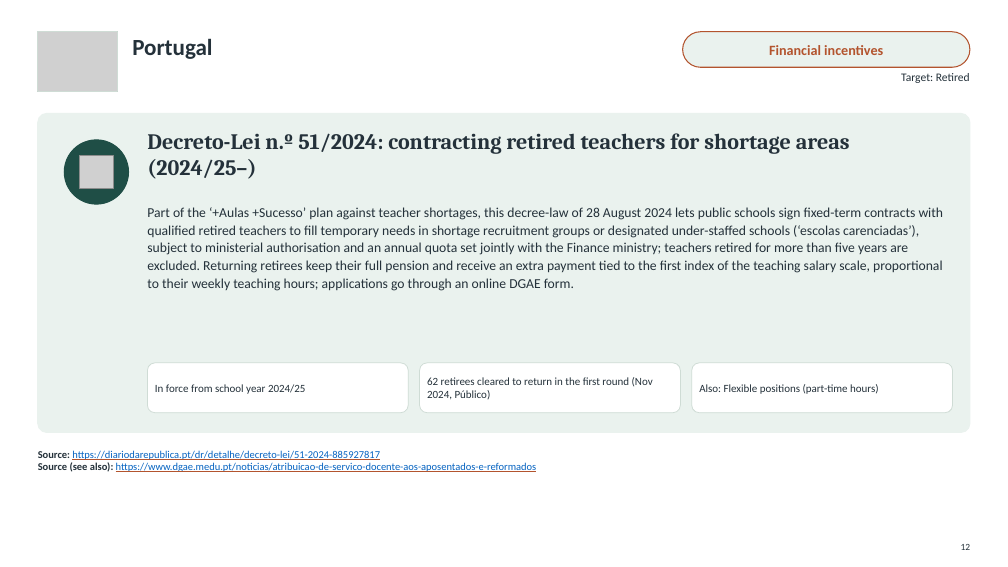
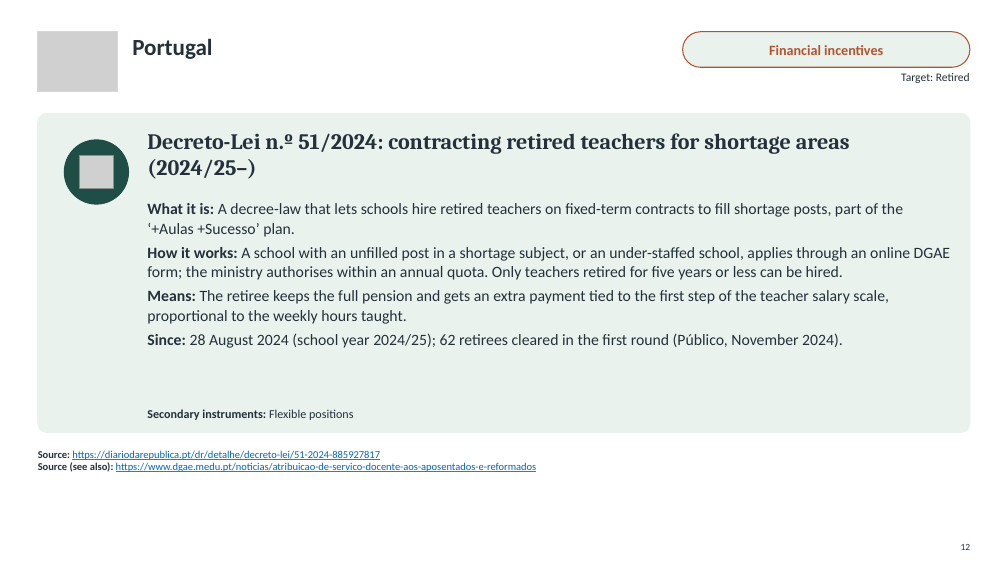
Before and after one commit to jedr1-ship-it/Alternative-Pathways----Quant, a slide deck: slide 12 of policies/Re-attracting_Former_Teachers.pptx. Drawn at 1008x567 pixels with LibreOffice and Linux fonts; fonts in the diff are those of the drawing; grey boxes stand for pictures. Boxes give left, top, right and bottom in pixels: in the first picture for what was removed or moved away, otherwise in the second. Text is boxed around its words. In the diff, an @@ line names an element or a change of style, - is before the commit and + after.

```diff
--- a/policies/Re-attracting_Former_Teachers.pptx
+++ b/policies/Re-attracting_Former_Teachers.pptx
@@ text at (147,203,950,348): text changed; size 13 to 15 pt @@
-Part of the ‘+Aulas +Sucesso’ plan against teacher shortages, this decree-law of 28 August 2024 lets public schools sign fixed-term contracts with qualified retired teachers to fill temporary needs in shortage recruitment groups or designated under-staffed schools (‘escolas carenciadas’), subject to ministerial authorisation and an annual quota set jointly with the Finance ministry; teachers retired for more than five years are excluded. Returning retirees keep their full pension and receive an extra payment tied to the first index of the teaching salary scale, proportional to their weekly teaching hours; applications go through an online DGAE form.
+What it is: A decree-law that lets schools hire retired teachers on fixed-term contracts to fill shortage posts, part of the ‘+Aulas +Sucesso’ plan.
+How it works: A school with an unfilled post in a shortage subject, or an under-staffed school, applies through an online DGAE form; the ministry authorises within an annual quota. Only teachers retired for five years or less can be hired.
+Means: The retiree keeps the full pension and gets an extra payment tied to the first step of the teacher salary scale, proportional to the weekly hours taught.
+Since: 28 August 2024 (school year 2024/25); 62 retirees cleared in the first round (Público, November 2024).
@@ rounded rectangle removed at (147,363,408,413) @@
@@ text removed at (155,384,306,394) @@
-In force from school year 2024/25
@@ rounded rectangle removed at (420,363,681,413) @@
@@ text removed at (427,377,653,399) @@
-62 retirees cleared to return in the first round (Nov 2024, Público)
@@ rounded rectangle removed at (692,363,953,413) @@
@@ text removed at (699,384,879,394) @@
-Also: Flexible positions (part-time hours)
@@ text added at (147,409,353,420), 11.5 pt, text #24313A, bold @@
+Secondary instruments: Flexible positions
```
Also in this commit, not shown: 18 other slides changed, 4 other files.
